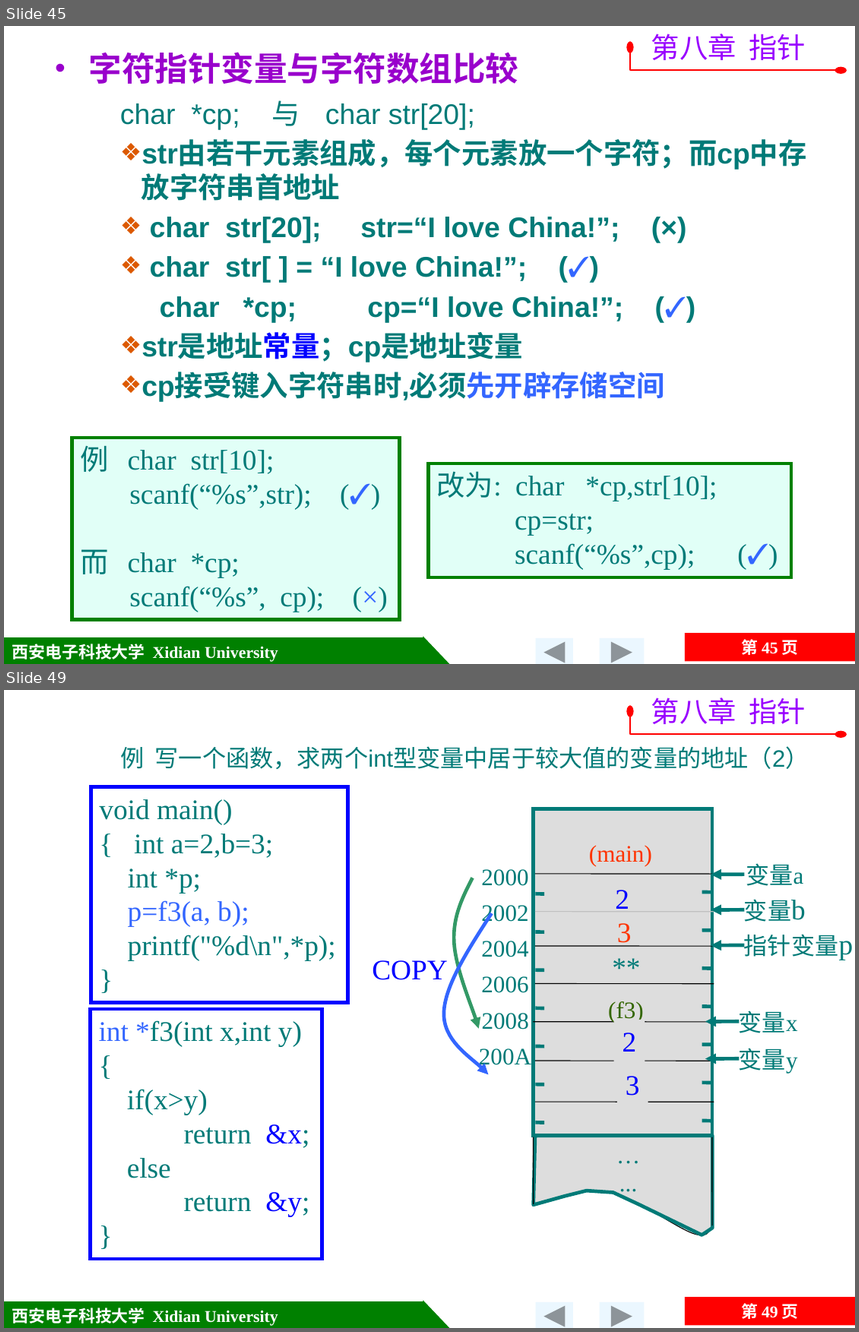
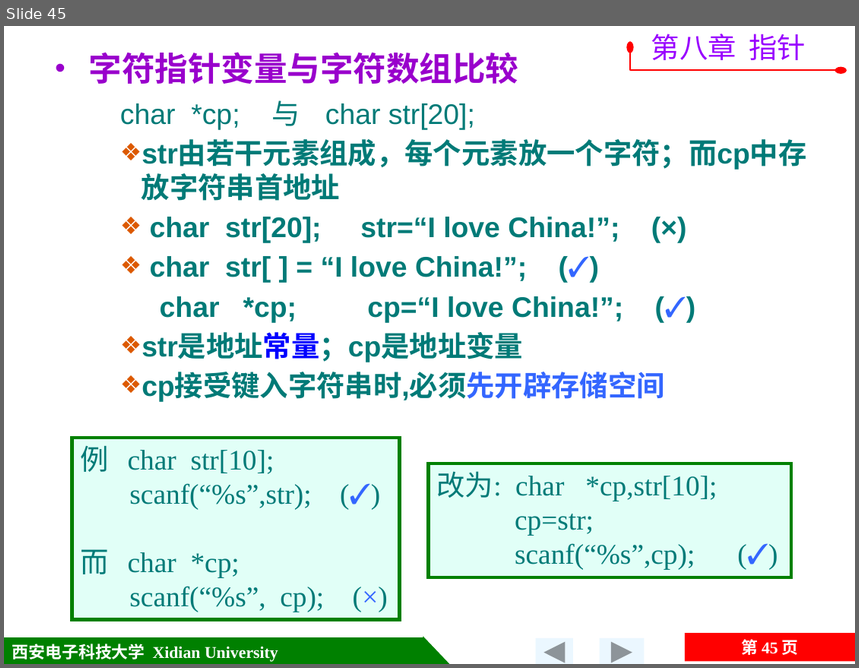
Before and after one commit to jtrfid/C-Repositories, a slide deck: 2015备课/课件/第8章 指针.pptx. Shown one above the other, each under a label of ours: slides 45 and 49 before the commit, slide 45 after it; the slides between them are not shown. The pictures are 859x1332 and 859x668 pixels, drawn with LibreOffice and Linux fonts; fonts in the diff are those of the drawing; background and template pictures are left out. Boxes give left, top, right and bottom in pixels: in the first picture for what was removed or moved away, otherwise in the second. Text is boxed around its words. In the diff, an @@ line names an element or a change of style, - is before the commit and + after.

```diff
--- a/2015备课/课件/第8章 指针.pptx
+++ b/2015备课/课件/第8章 指针.pptx
@@ slide 49 removed at (4,690,855,1328), background picture (left out); not listed: 5 template elements that a slide beside it also shows @@
@@ freeform shape removed at (630,711,842,734) @@
@@ text removed at (652,698,806,724) @@
-第八章 指针
@@ text removed at (121,746,810,769) @@
-例 写一个函数，求两个int型变量中居于较大值的变量的地址（2）
@@ rectangle removed at (91,787,348,1003) @@
-void main()
-{ int a=2,b=3;
-int *p;
-p=f3(a, b);
-printf("%d\n",*p);
-}
@@ freeform shape removed at (453,878,479,1029) @@
@@ text removed at (615,890,629,909) @@
-2
@@ freeform shape removed at (443,913,492,1075) @@
@@ text removed at (617,923,632,947) @@
-3
@@ group removed at (479,809,714,1240): 23 lines, 7 texts, 2 freeform shapes, 1 rectangle @@
-…...
-2000
-2008
-200A
-2002
-2004
-2006
@@ group removed at (589,845,854,961): 4 texts, 3 arrows @@
-变量a
-变量b
-(main)
-指针变量p
@@ text removed at (372,961,448,980) @@
-COPY
@@ text removed at (604,945,649,988) @@
-**
@@ group removed at (608,1002,798,1074): 3 texts, 2 arrows @@
-变量y
-变量x
-(f3)
@@ rectangle removed at (90,1009,322,1259) @@
-int *f3(int x,int y)
-{
-if(x>y)
-return &x;
-else
-return &y;
-}
@@ text removed at (623,1033,637,1052) @@
-2
@@ text removed at (626,1076,640,1096) @@
-3
```
Also in this commit, not shown: 1 slide changed, 4 other slides removed.
